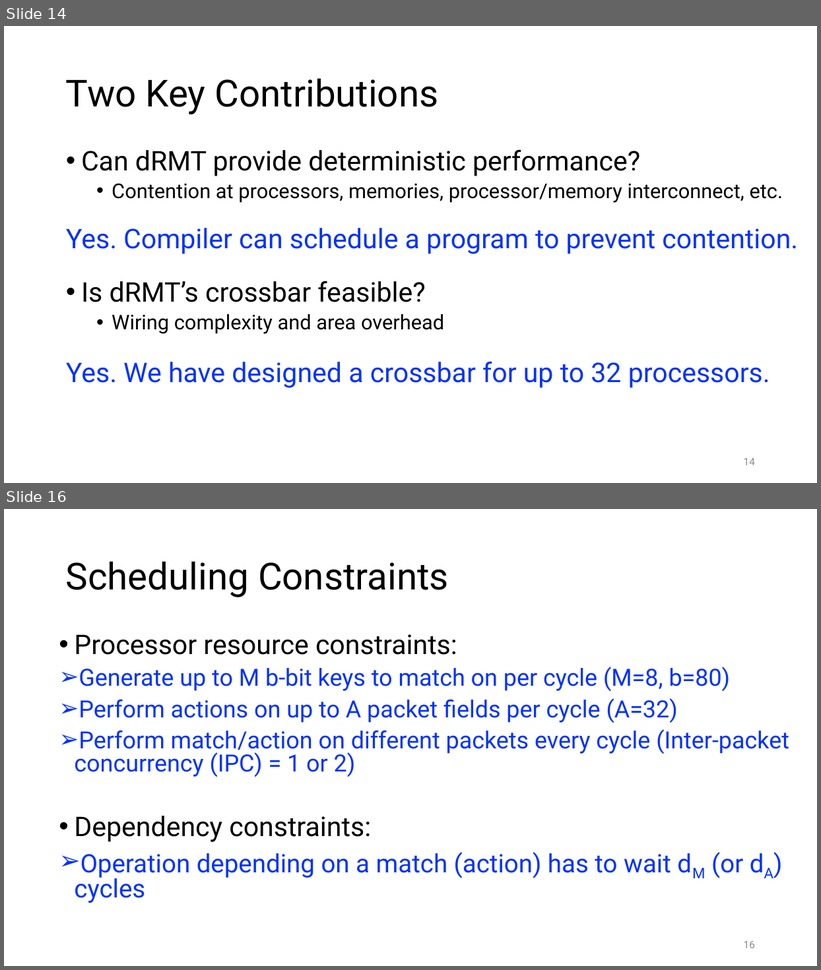
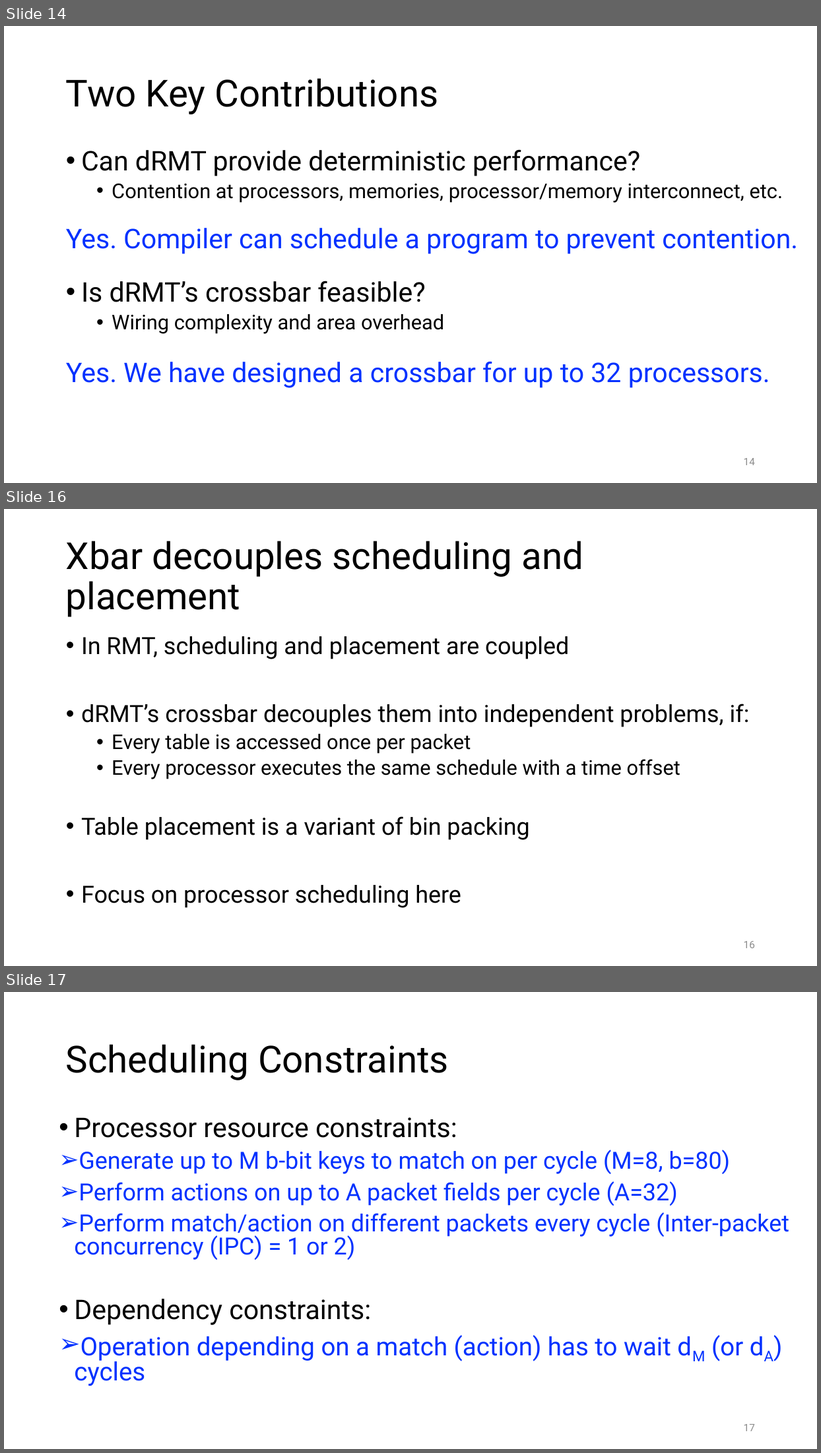
Before and after one commit to anirudhSK/drmt_talk, a slide deck: drmt_sigcomm.pptx. Shown one above the other, each under a label of ours: slides 14 and 16 before the commit, slides 14, 16 and 17 after it; the slides between them are not shown. The pictures are 821x970 and 821x1453 pixels, drawn with LibreOffice and Linux fonts; fonts in the diff are those of the drawing. Boxes give left, top, right and bottom in pixels: in the first picture for what was removed or moved away, otherwise in the second. Text is boxed around its words. In the diff, an @@ line names an element or a change of style, - is before the commit and + after.

```diff
--- a/drmt_sigcomm.pptx
+++ b/drmt_sigcomm.pptx
@@ slide 16 added at box(4, 509, 817, 966), background #FFFFFF @@
@@ title added at box(66, 541, 584, 617), 44 pt, text #000000 @@
+Xbar decouples scheduling and placement
@@ text added at box(81, 636, 750, 908), 28 pt, text #000000 @@
+• In RMT, scheduling and placement are coupled
+• dRMT’s crossbar decouples them into independent problems, if:
+  • Every table is accessed once per packet
+  • Every processor executes the same schedule with a time offset
+• Table placement is a variant of bin packing
+• Focus on processor scheduling here
@@ page number added at box(744, 941, 755, 949), 12 pt, text #8C8C8C @@
+16
@@ what was slide 16 is now slide 17 @@
@@ page number at box(744, 1424, 755, 1432): text changed @@
-16
+17
```
Also in this commit, not shown: 1 slide changed.
